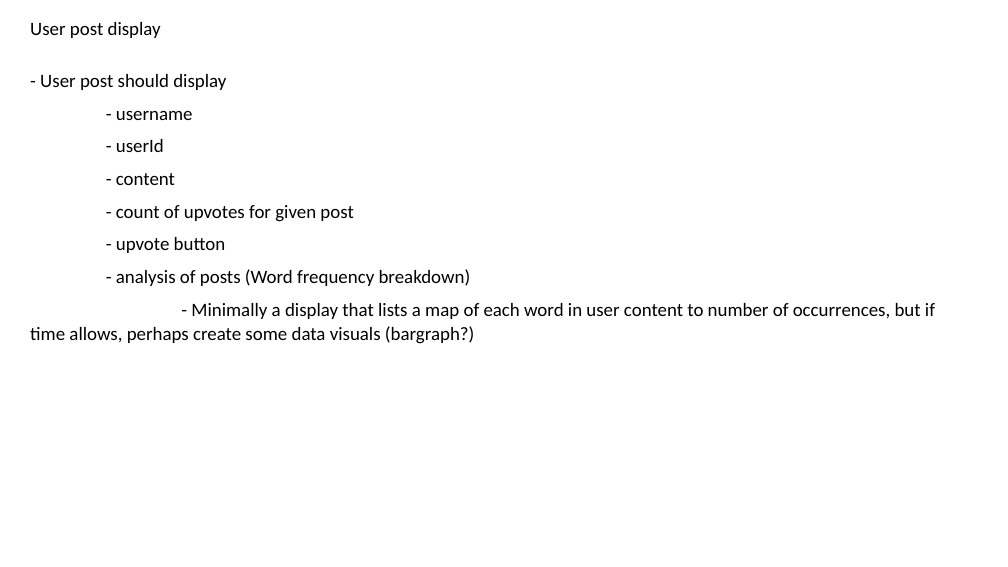
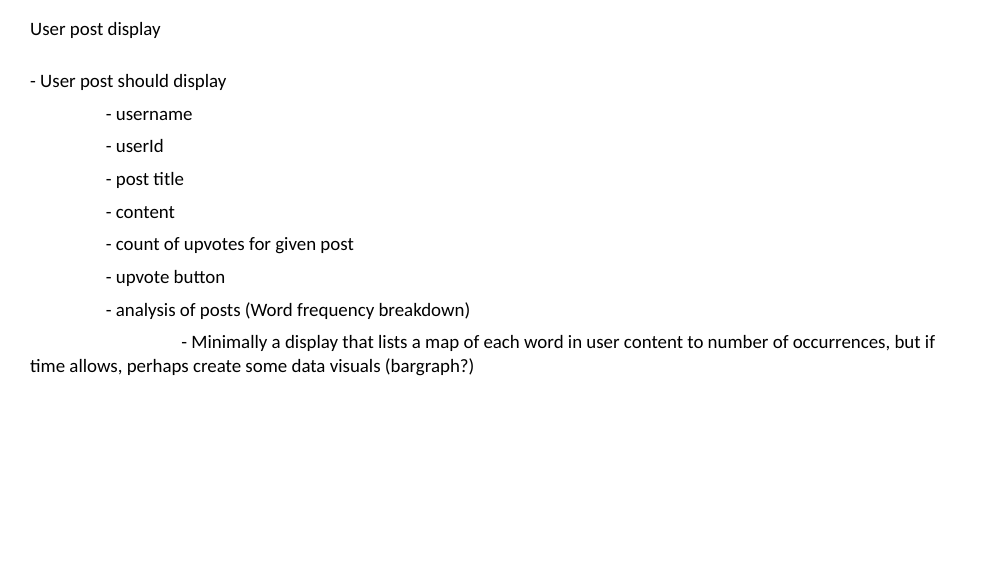
Before and after one commit to seniorscooba/Web_Programming_Final_Project, a slide deck: slide 6 of Documents/final_project_planning.pptx. Drawn at 1008x567 pixels with LibreOffice and Linux fonts; fonts in the diff are those of the drawing. Boxes give left, top, right and bottom in pixels: in the first picture for what was removed or moved away, otherwise in the second. Text is boxed around its words. In the diff, an @@ line names an element or a change of style, - is before the commit and + after.

```diff
--- a/Documents/final_project_planning.pptx
+++ b/Documents/final_project_planning.pptx
@@ text at (116,172,184,188): paragraph added @@
+- post title
```
Also in this commit, not shown: 3 other slides changed, 1 slide added.
